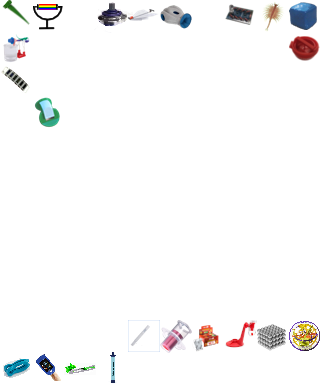
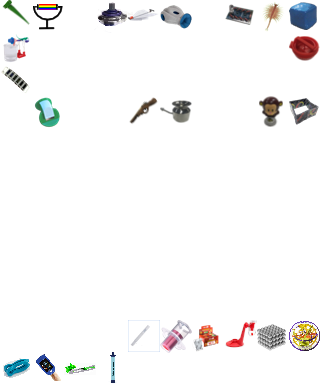
Layer changes from the first (320, 384) image to the second:
added layer "72_It's Magic!" above "71_Blaseaffe" over 129, 96, 319, 127
added layer "71_Blaseaffe" above "69_Jala Neti Nasendusche" over 259, 96, 319, 127
added layer "69_Jala Neti Nasendusche" above "68_Gummibandpistole" over 129, 97, 192, 125
added layer "68_Gummibandpistole" above "66_Nasenflöte" over 129, 96, 319, 127
